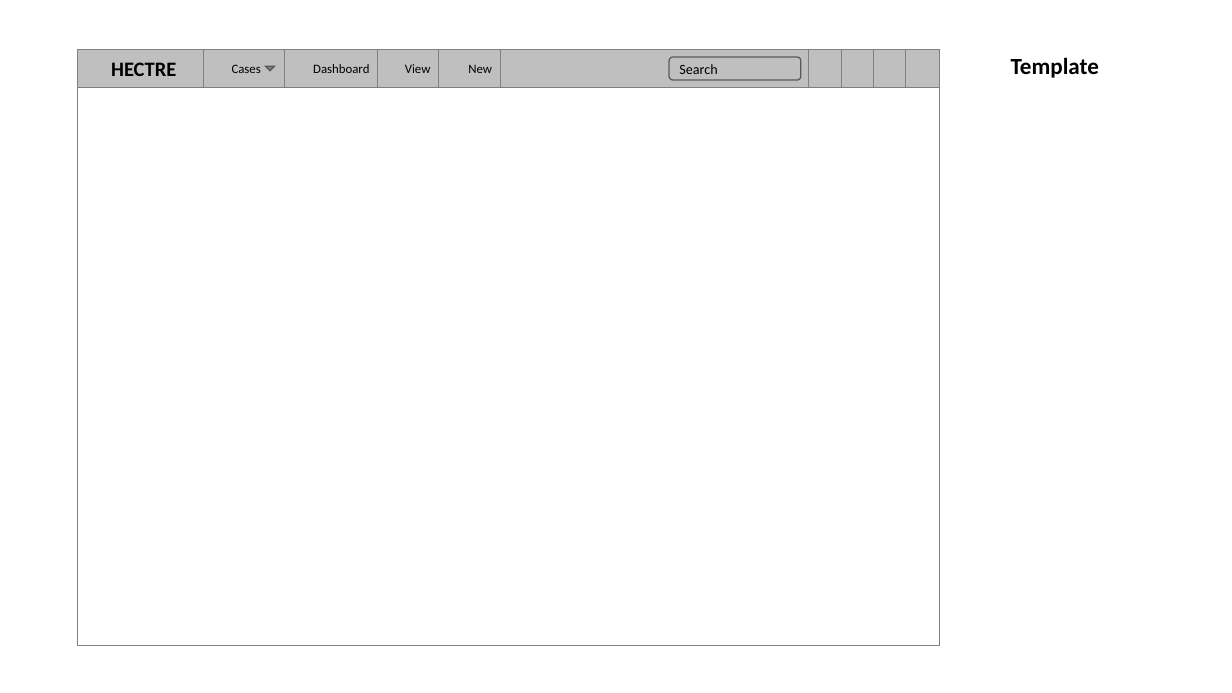
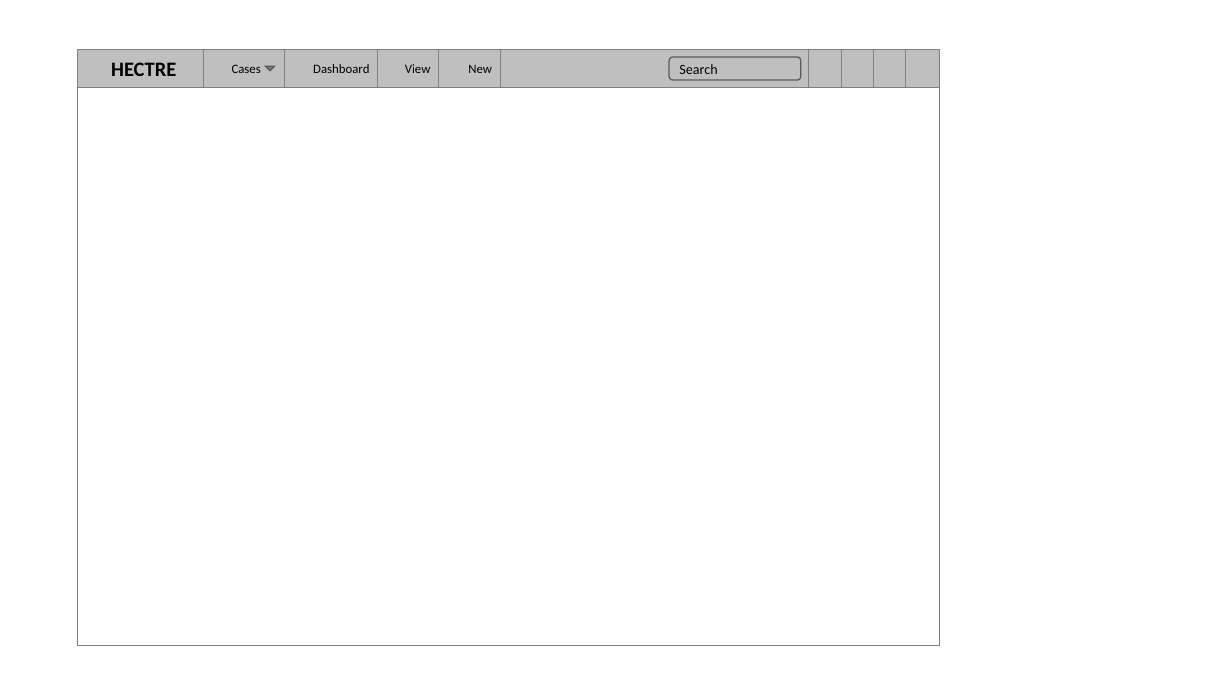
Before and after one commit to aarryann/doweb2, a slide deck: slide 2 of .docs/wireframes.pptx. Drawn at 1232x693 pixels with LibreOffice and Linux fonts; fonts in the diff are those of the drawing; background and template pictures are left out. Boxes give left, top, right and bottom in pixels: in the first picture for what was removed or moved away, otherwise in the second. Text is boxed around its words. In the diff, an @@ line names an element or a change of style, - is before the commit and + after.

```diff
--- a/.docs/wireframes.pptx
+++ b/.docs/wireframes.pptx
@@ text removed at <box>1011,57,1099,78</box> @@
-Template
```
Also in this commit, not shown: 2 other slides changed, 5 slides added, 1 slide removed.
